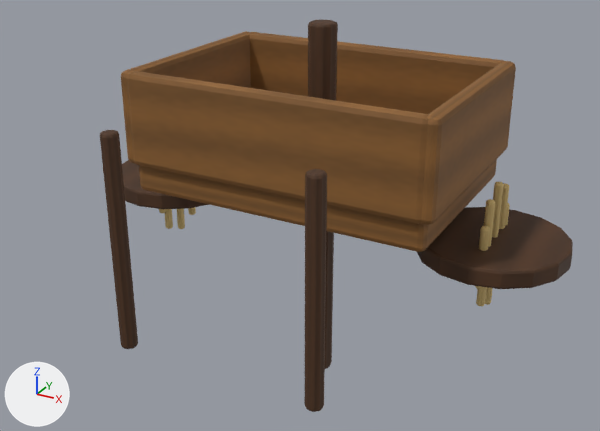
Two versions of the glTF model dist/assets/cart.glb, one commit apart.
One viewpoint serves both versions: a 50 mm camera at (1.56, -3.03, 1.77) aimed at (0.07, -0.32, 0.42). The lights are fixed; the arrows at lower left show +X, +Y and +Z. The picture after the commit comes second.

Objects in the first picture: 'axle', 'cart_bed', 'drawbar', 'drawbar.001', 'end', 'end.001', 'side', 'side.001', 'wheel', 'wheel.001' and 10 more.
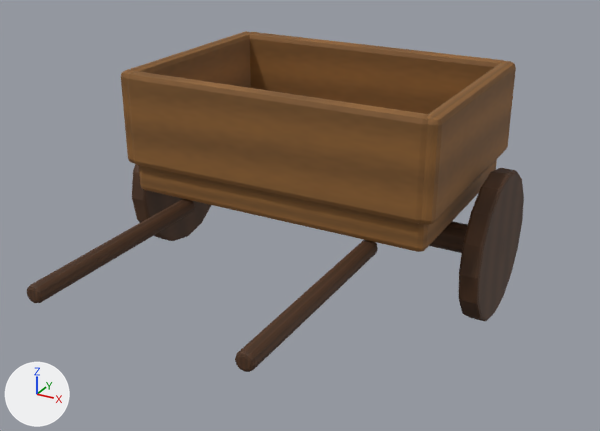
Location of each change, [x1, y1, x2, y2] in pixels of the pictures (600 x 431 px):
'wheel.001', turned: before [417, 207, 573, 289]; after [459, 168, 524, 321]
'drawbar.001', turned: before [304, 169, 327, 412]; after [235, 240, 378, 372]
'drawbar', turned: before [100, 130, 138, 349]; after [27, 199, 195, 303]
'axle', turned: before [308, 19, 338, 369]; after [429, 221, 506, 258]
'wheel', turned: before [122, 160, 209, 209]; after [132, 164, 211, 241]

Edits to the bpy script that builds the scene:
```text
Change ob_axle:
    ob_axle.rotation_euler: (0.0, 0.0, 0.0) -> (1.571, 0.0, 1.571)  # degrees (0, 0, 0) -> degrees (90, 0, 90)
Change ob_drawbar:
    ob_drawbar.rotation_euler: (0.0, 0.0, 0.0) -> (1.571, 0.0, 0.0)  # degrees (0, 0, 0) -> degrees (90, 0, 0)
Change ob_drawbar_001:
    ob_drawbar_001.rotation_euler: (0.0, 0.0, 0.0) -> (1.571, 0.0, 0.0)  # degrees (0, 0, 0) -> degrees (90, 0, 0)
Change ob_wheel:
    ob_wheel.rotation_euler: (0.0, 0.0, 0.0) -> (1.571, 0.0, 1.571)  # degrees (0, 0, 0) -> degrees (90, 0, 90)
Change ob_wheel_001:
    ob_wheel_001.rotation_euler: (0.0, 0.0, 0.0) -> (1.571, 0.0, 1.571)  # degrees (0, 0, 0) -> degrees (90, 0, 90)
```
